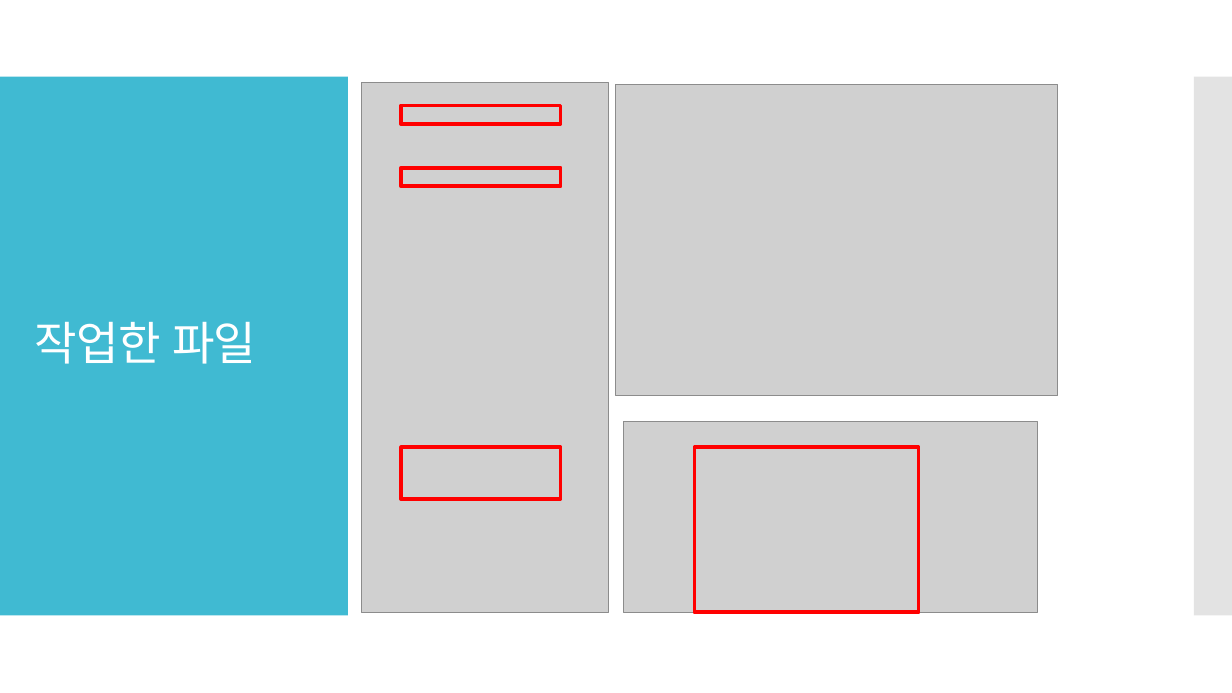
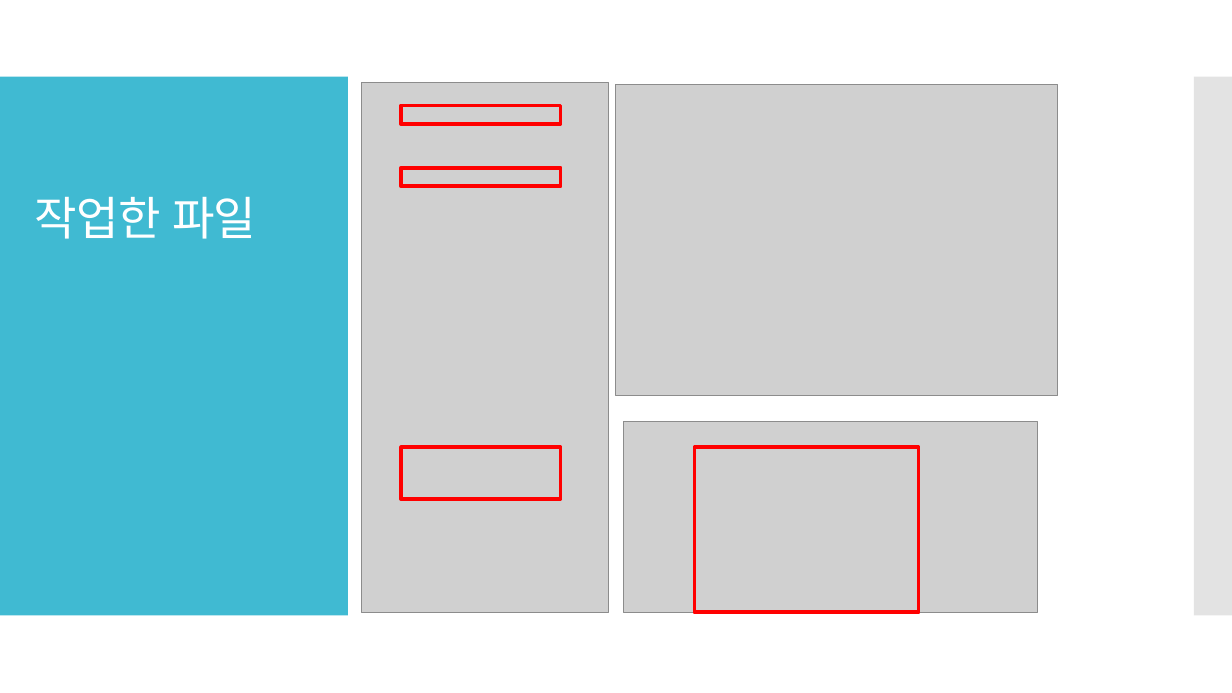
Before and after one commit to kdjdj77/Cinema, a slide deck: slide 18 of doc/final/final.pptx. Drawn at 1232x693 pixels with LibreOffice and Linux fonts; fonts in the diff are those of the drawing; grey boxes stand for pictures. Boxes give left, top, right and bottom in pixels: in the first picture for what was removed or moved away, otherwise in the second. Text is boxed around its words. In the diff, an @@ line names an element or a change of style, - is before the commit and + after.

```diff
--- a/doc/final/final.pptx
+++ b/doc/final/final.pptx
@@ title "작업한 파일": place and size @@
-title "작업한 파일" at (35, 321, 256, 364)
+title "작업한 파일" at (35, 196, 256, 239)
```
Also in this commit, not shown: 4 other slides changed.
